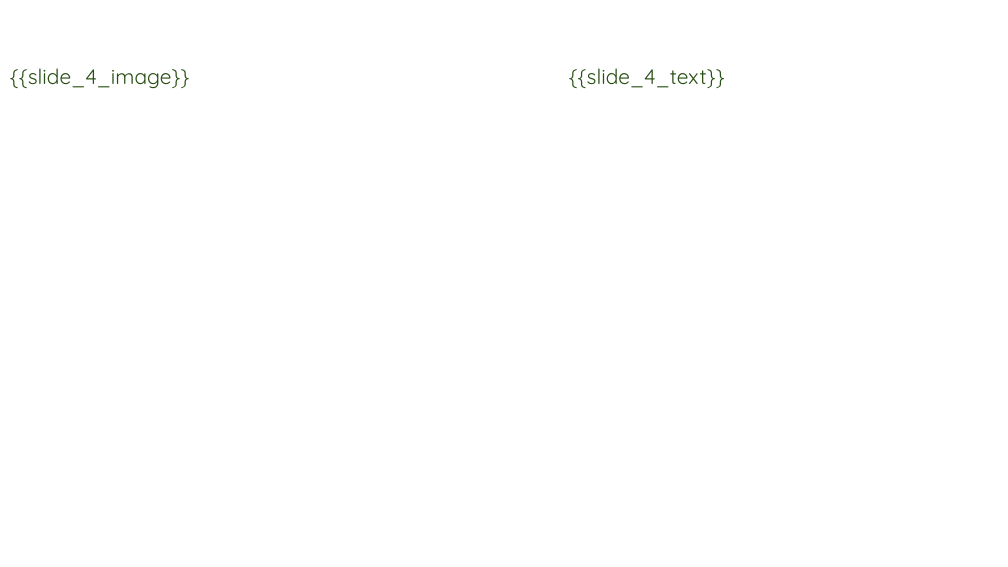
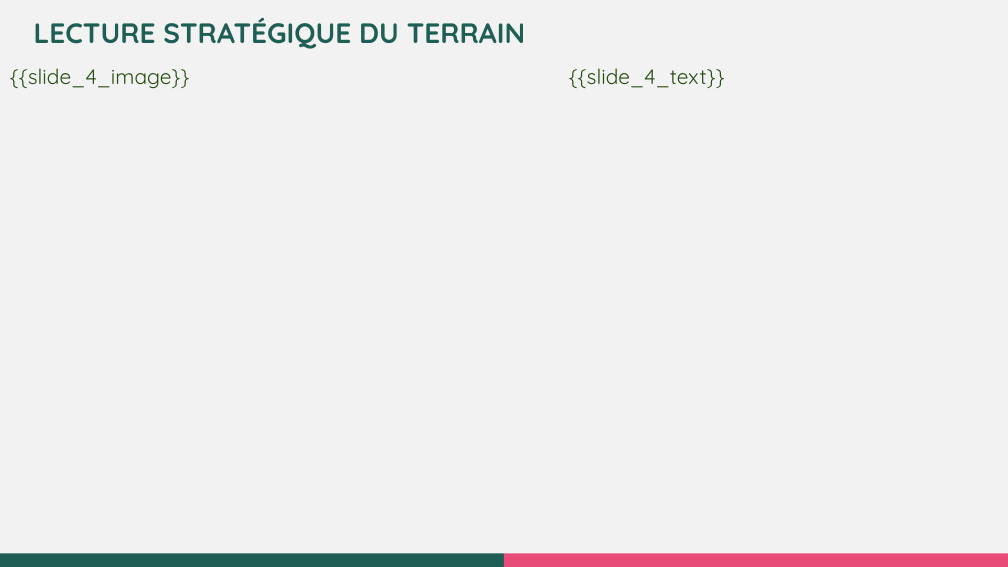
Before and after one commit to jarchibarlou-hash/barlo-mapbox-service, a slide deck: slide 4 of template_diagnostic.pptx. Drawn at 1008x567 pixels with LibreOffice and Linux fonts; fonts in the diff are those of the drawing; background and template pictures are left out. Boxes give left, top, right and bottom in pixels: in the first picture for what was removed or moved away, otherwise in the second. Text is boxed around its words. In the diff, an @@ line names an element or a change of style, - is before the commit and + after.

```diff
--- a/template_diagnostic.pptx
+++ b/template_diagnostic.pptx
@@ background picture (left out) to #F2F2F2 @@
@@ text added at bbox=[34, 18, 525, 49], 20 pt, text #1F5E55, bold @@
+LECTURE STRATÉGIQUE DU TERRAIN
@@ rectangle added at bbox=[0, 553, 504, 567], fill #1F5E55 @@
@@ rectangle added at bbox=[504, 553, 1008, 567], fill #E94B78 @@
```
Also in this commit, not shown: 17 other slides changed, 6 other files.
